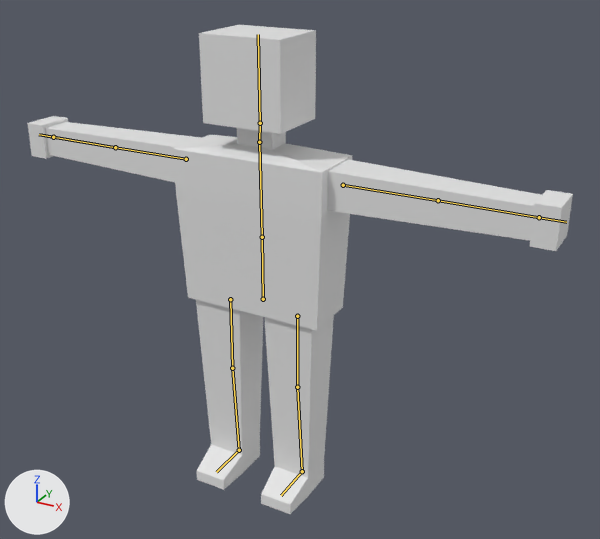
A saved change to the Blender file models/characters/player.blend.
One viewpoint serves both versions: a camera (50 mm lens) standing at (0.746, -1.213, 1.081) and looking at (0.064, 0.027, 0.461). The lights are fixed; the arrows at lower left show +X, +Y and +Z. The bones that bend it are drawn over the model as lines.
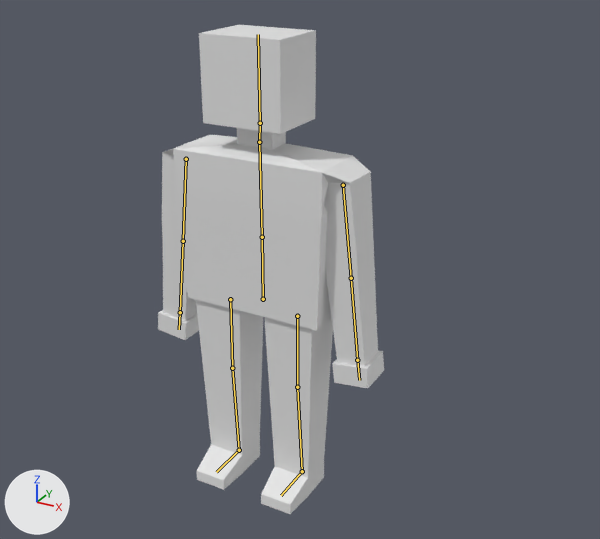
The newer file adds an action. The first version stands in its rest pose; the second is drawn at frame 0 of the action 'Walking Hands'.

Changed parts and their boxes [x1, y1, x2, y2] in the pictures (600 x 539 px):
'Cube.001', posed (59% narrower)
    before: [27, 25, 573, 514]
    after: [158, 25, 384, 514]
bone 'Arm.L', root to tip
    before: (343, 185) to (438, 200)
    after: (343, 185) to (351, 278)
bone 'Arm.R', root to tip
    before: (186, 159) to (115, 147)
    after: (186, 159) to (183, 241)

The change, as a diff of the scene's bpy script:
```diff
--- a/models/characters/player.blend.py
+++ b/models/characters/player.blend.py
@@ bone_arm_l @@
 bone_arm_l = bpy.data.objects['Player'].pose.bones['Arm.L']  # child of 'Chest'
-bone_arm_l.rotation_euler = (0.0, 0.0, 0.0)  # degrees (0, 0, 0)
+bone_arm_l.rotation_euler = (0.0, 0.0, -1.449)  # degrees (0, 0, -83)
@@ bone_arm_r @@
 bone_arm_r = bpy.data.objects['Player'].pose.bones['Arm.R']  # child of 'Chest'
-bone_arm_r.rotation_euler = (0.0, 0.0, 0.0)  # degrees (0, 0, 0)
+bone_arm_r.rotation_euler = (0.0, 0.0, 1.449)  # degrees (0, 0, 83)
```
